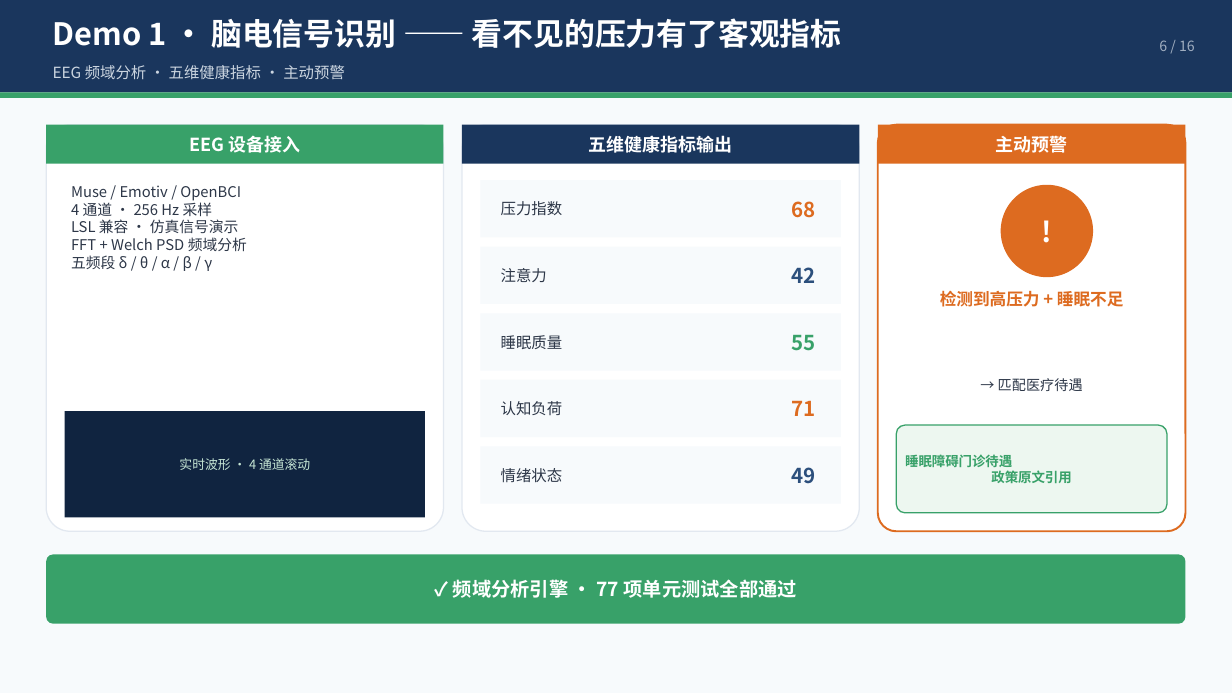
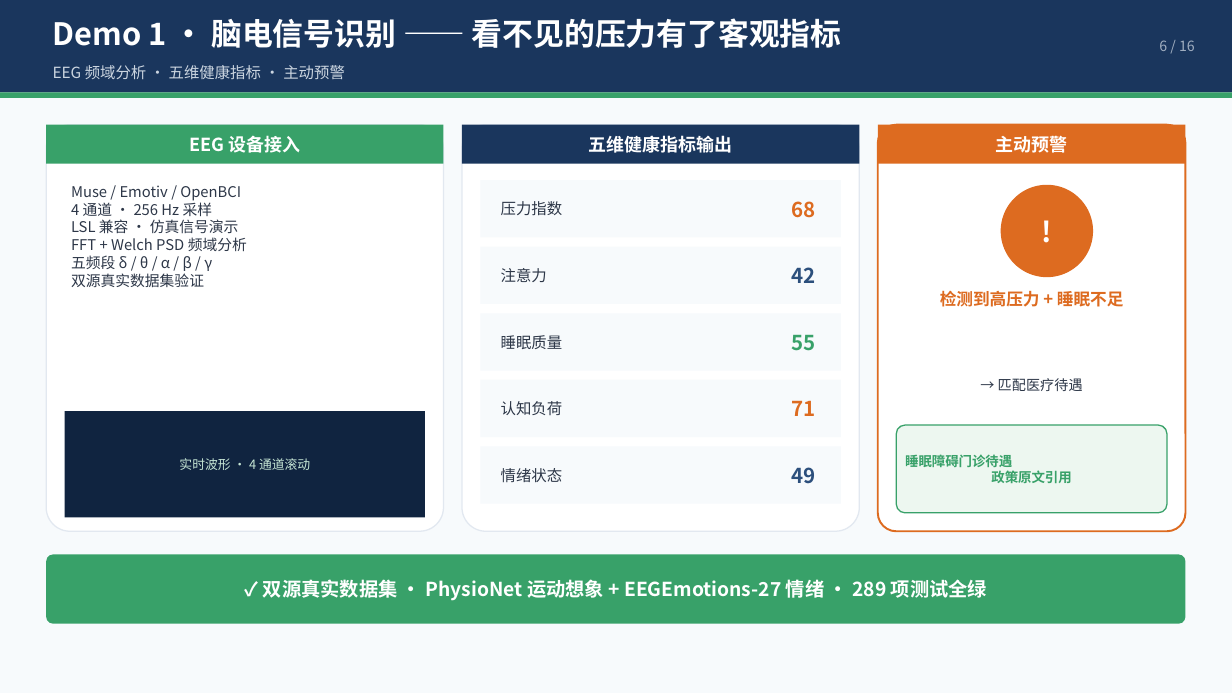
Before and after one commit to yigenfeng0707-netizen/medsignal-agent, a slide deck: slide 6 of docs/MedSignal.pptx. Drawn at 1232x693 pixels with LibreOffice and Linux fonts; fonts in the diff are those of the drawing. Boxes give left, top, right and bottom in pixels: in the first picture for what was removed or moved away, otherwise in the second. Text is boxed around its words. In the diff, an @@ line names an element or a change of style, - is before the commit and + after.

Commit message:
﻿docs(roadshow): 路演三件套更新，纳入 v3.0 三大新亮点
- PPT 重新生成（16 页）：Demo1 徽章改为双源真实数据集
  （PhysioNet 运动想象 + EEGEmotions-27 情绪，289 项测试全绿）；
  Demo4 新增现场演示条：动态新增用户全站联动（<10 秒）+ 会话持久化
- ppt_outline.md 同步 slide 6/9 描述与演讲备注
- roadshow_script.md：路径 A 表格加动态用户管理与真实数据集环节；
  Demo4 逐字稿加"现场新增用户"震撼点；Q&A 预演补 Q7-Q9 三类新问题
  （数据来源真实性/多用户并发/LLM 降级边界）；防翻车预案补 2 条
- 答辩QA预案.md：新增第七章 Q46-Q48（双源数据集验证链路/会话隔离
  与 409 归属校验/三级降级边界与 52 项离线测试）；测试数字统一
  188→289（覆盖率 65%）；演示建议加动态用户环节

线上已验证：/api/users 11 人（含现场新增）、会话历史可回放、
/api/eeg/real/list 返回 3 源 10 条记录

```diff
--- a/docs/MedSignal.pptx
+++ b/docs/MedSignal.pptx
@@ text at (71, 273, 204, 287): paragraph added @@
+双源真实数据集验证
@@ text in rounded rectangle at (263, 579, 987, 601): text changed @@
-✓ 频域分析引擎 · 77 项单元测试全部通过
+✓ 双源真实数据集 · PhysioNet 运动想象 + EEGEmotions-27 情绪 · 289 项测试全绿
```
Also in this commit, not shown: 2 other slides changed, 4 other files.
